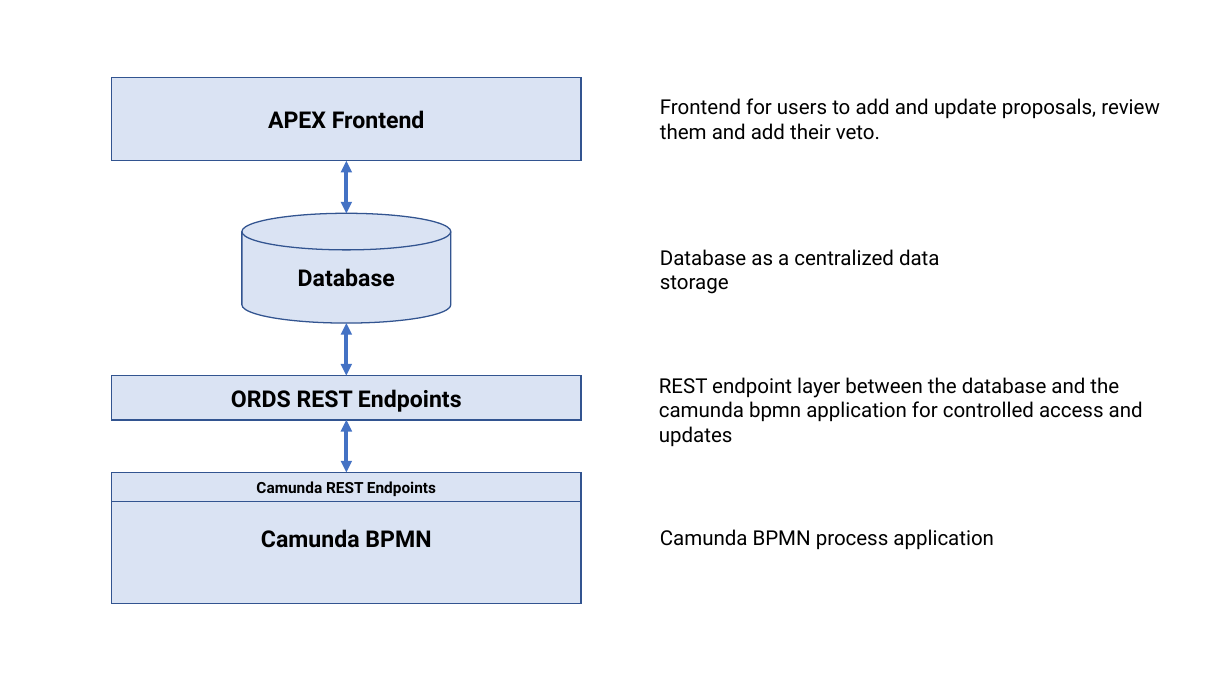
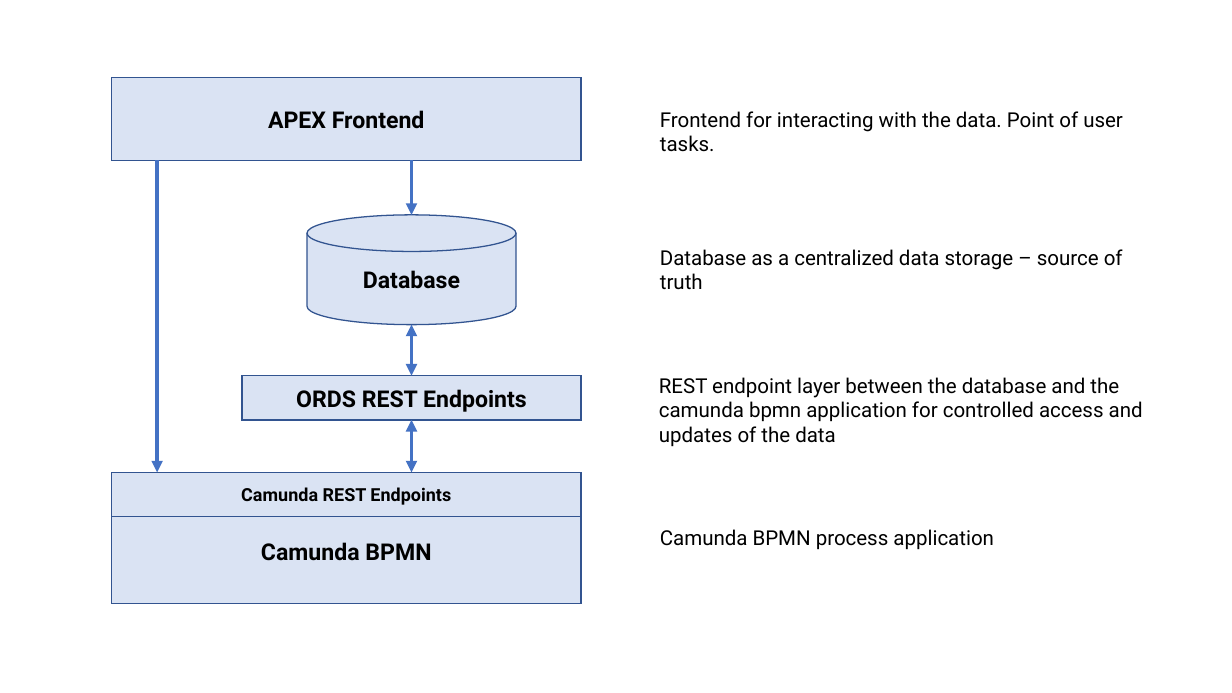
Before and after one commit to DigiBP/DigiBP_Emmentaler, a slide deck: slide 1 of docs/architecture/architecture-model.pptx. Drawn at 1232x693 pixels with LibreOffice and Linux fonts; fonts in the diff are those of the drawing. Boxes give left, top, right and bottom in pixels: in the first picture for what was removed or moved away, otherwise in the second. Text is boxed around its words. In the diff, an @@ line names an element or a change of style, - is before the commit and + after.

```diff
--- a/docs/architecture/architecture-model.pptx
+++ b/docs/architecture/architecture-model.pptx
@@ text at box(660, 111, 1123, 132): text changed @@
-Frontend for users to add and update proposals, review them and add their veto.
+Frontend for interacting with the data. Point of user tasks.
@@ arrow added from (157, 160) to (157, 472), #4472C4 3 pt @@
@@ 2 double arrows, 1 cylinder, 1 arrow: place and size @@
-2 double arrows, 1 cylinder, 1 arrow at box(242, 161, 451, 472)
+2 double arrows, 1 cylinder, 1 arrow at box(307, 160, 516, 472)
@@ double arrow (411, 215) - (411, 160): double arrow to arrow @@
@@ text at box(660, 249, 1123, 290): text changed @@
-Database as a centralized data storage
+Database as a centralized data storage – source of truth
@@ rectangle "ORDS REST Endpoints": place and size @@
-rectangle "ORDS REST Endpoints" at box(112, 375, 581, 420)
+rectangle "ORDS REST Endpoints" at box(242, 375, 581, 420)
@@ text at box(659, 377, 1143, 447): text changed @@
-REST endpoint layer between the database and the camunda bpmn application for controlled access and updates
+REST endpoint layer between the database and the camunda bpmn application for controlled access and updates of the data
@@ rectangle "Camunda REST Endpoints": place and size @@
-rectangle "Camunda REST Endpoints" at box(112, 472, 581, 502)
+rectangle "Camunda REST Endpoints" at box(112, 472, 581, 517)
@@ rectangle "Camunda REST Endpoints" at box(112, 472, 581, 517): size 12 to 14 pt @@
```
Also in this commit, not shown: 1 other file.
